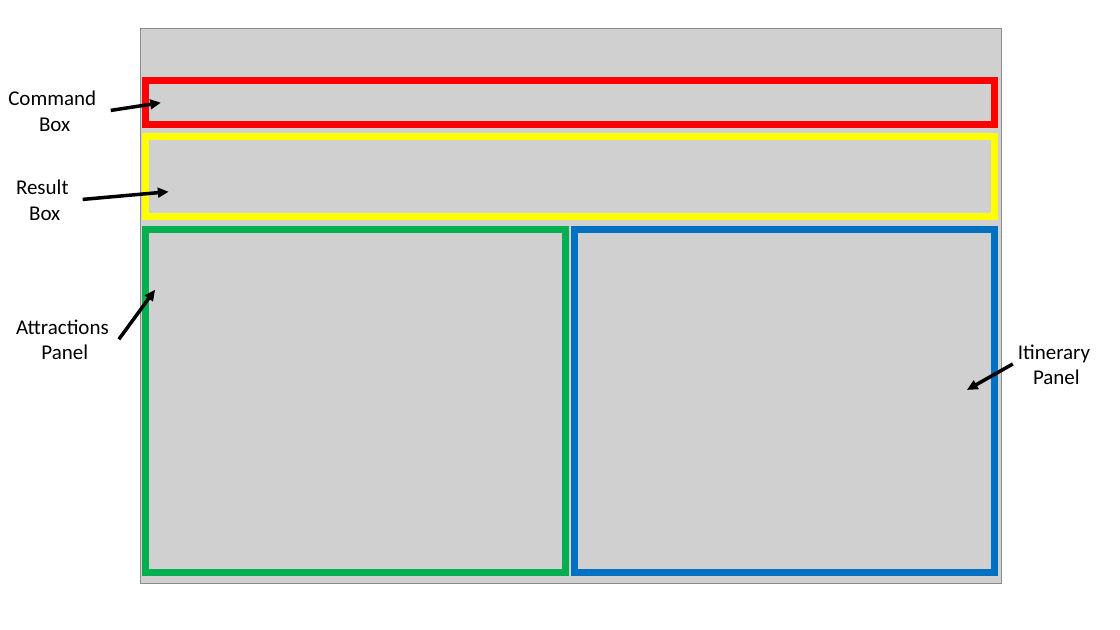
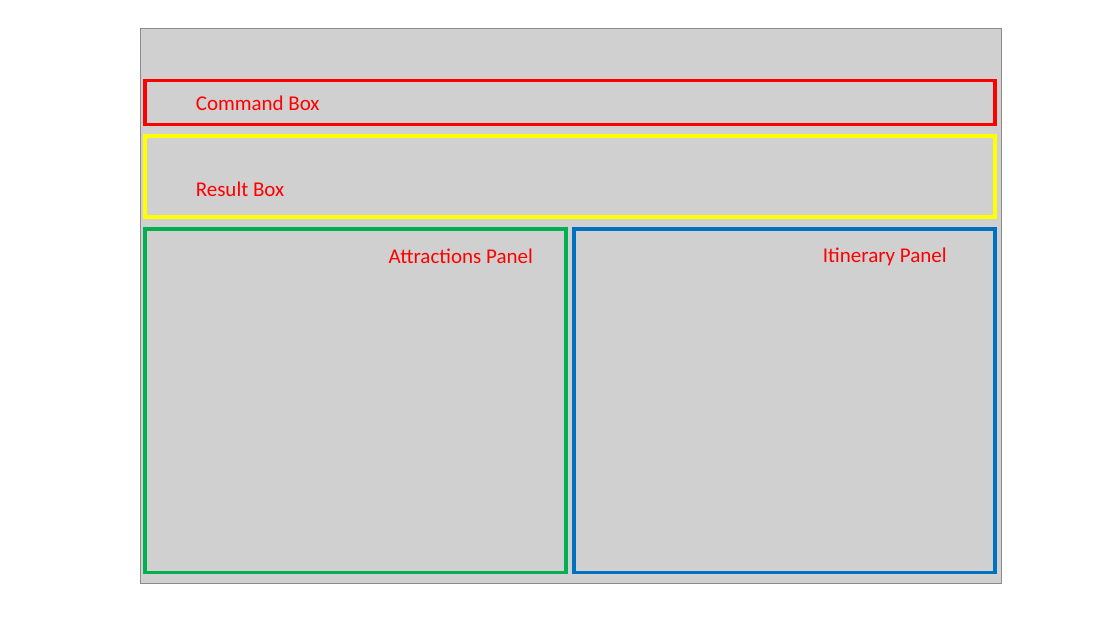
Before and after one commit to yuxuanxc/tp, a slide deck: slide 1 of docs/diagrams/Ui-Labelled.pptx. Drawn at 1120x630 pixels with LibreOffice and Linux fonts; fonts in the diff are those of the drawing; grey boxes stand for pictures. Boxes give left, top, right and bottom in pixels: in the first picture for what was removed or moved away, otherwise in the second. Text is boxed around its words. In the diff, an @@ line names an element or a change of style, - is before the commit and + after.

```diff
--- a/docs/diagrams/Ui-Labelled.pptx
+++ b/docs/diagrams/Ui-Labelled.pptx
@@ rectangle at [145,81,996,124]: outline #FF0000 6 pt to #FF0000 3 pt @@
@@ arrow removed from (111, 110) to (160, 103) @@
@@ text at [196,95,319,110]: text changed; text colour #000000 to #FF0000 @@
-Command
-Box
+Command Box
@@ rectangle at [145,136,996,217]: outline #FFFF00 6 pt to #FFFF00 3 pt @@
@@ arrow removed from (82, 199) to (168, 192) @@
@@ text at [196,181,284,196]: text changed; text colour #000000 to #FF0000 @@
-Result
-Box
+Result Box
@@ rectangle at [145,229,566,573]: outline #00B050 6 pt to #00B050 3 pt @@
@@ rectangle at [574,229,995,573]: outline #0070C0 6 pt to #0070C0 3 pt @@
@@ text at [389,248,533,263]: text changed; text colour #000000 to #FF0000 @@
-Attractions
-Panel
+Attractions Panel
@@ text at [823,247,947,266]: text changed; text colour #000000 to #FF0000 @@
-Itinerary
-Panel
+Itinerary Panel
@@ arrow removed from (119, 339) to (155, 290) @@
@@ arrow removed from (1013, 364) to (967, 390) @@
```
Also in this commit, not shown: 24 other files.
